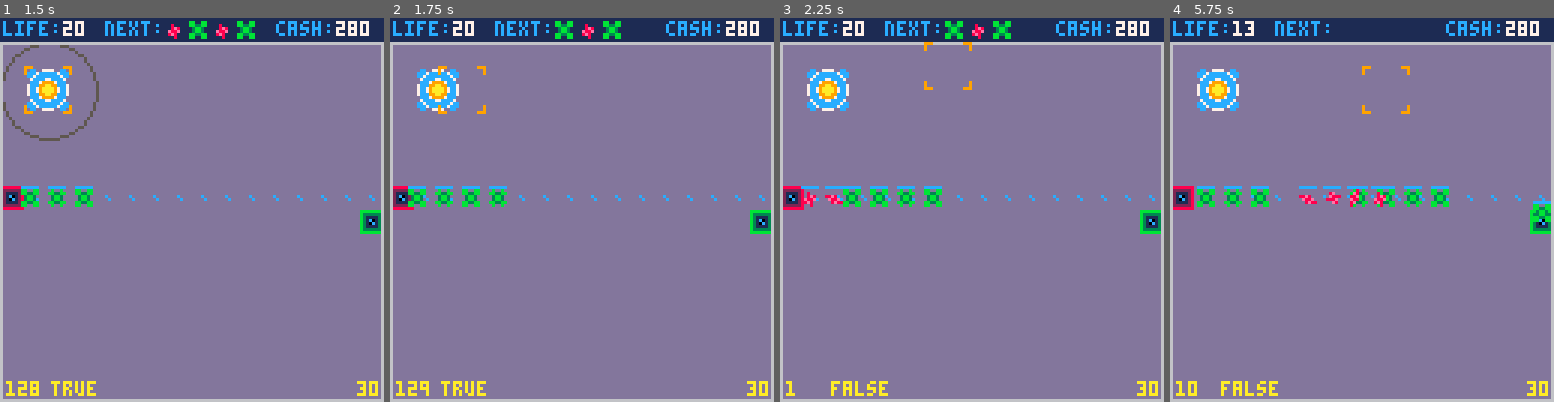
Above: before the commit, frames 1-4 (left to right).
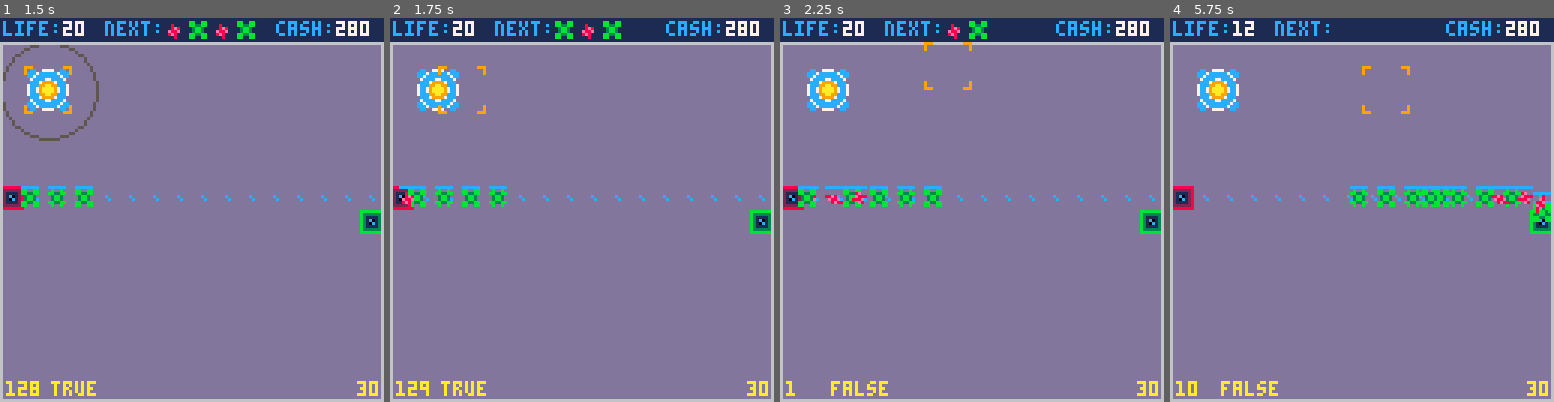
Above: after the commit, the same moments.

Repository: langchr86/pico-bubble-towers
Game: PICO-8 cartridge pico-proto.p8
Two runs of this game, one before a commit and one after it. Both use one fixed random seed, a clock stepped at 60 frames per second and the inputs below.
Inputs:
- Up to frame 1 (1.5 s): tap X (X key) at 0.33, 1.07 s; tap O (Z key) at 0.7 s
- Up to frame 2 (1.75 s): hold Right from 1.6 s (still down); tap O (Z key) at 1.7 s
- Up to frame 3 (2.25 s): tap X (X key) at 1.85 s; release Right at 2.1 s; tap O (Z key) at 2.1 s; hold Up from 2.15 s (still down)
- Up to frame 4 (5.75 s): release Up at 2.42 s; hold Right 2.47-3.03 s; tap O (Z key) every 0.4 s from 2.5 to 5.7 s; tap X (X key) at 2.97, 4.08, 5.2 s; hold Left 3.08-3.58 s; hold Down 3.63-3.97 s; hold Right 4.02-4.68 s; hold Up 4.73-5.03 s; hold Left 5.08-5.68 s; hold Down from 5.73 s (still down)

Frame 1 is identical in both runs. In frame 2, less than 0.1% of the frame differs, in the area x 2-7%, y 43-50%; in frame 3, 0.8%; in frame 4, 2.0%, in the area x 7-100%, y 2-51%.

Commit message:
allow to spawn multiple waves at once

Diff:
--- a/src/session.lua
+++ b/src/session.lua
@@ -7,7 +7,7 @@
 ---@field tower_list Tower[]
 ---@field enemy_list Enemy[]
 ---@field wave_list Wave[]
----@field active_wave Wave
+---@field active_wave_list Wave[]
 ---@field cash number
 ---@field player_life number
 Session = {}
@@ -22,7 +22,7 @@
     tower_list={},
     enemy_list={},
     wave_list={},
-    active_wave=nil,
+    active_wave_list={},
     cash=300,
     player_life=20,
   }
@@ -94,28 +94,27 @@
 end
 
 function Session:StartNextWave()
-  if #self.enemy_path == 0 or #self.wave_list == 0 or self.active_wave then
+  if #self.enemy_path == 0 or #self.wave_list == 0 then
     return
   end
 
   ---@type Point
   local start_point = ConvertTileToPixel(self.start)
 
-  self.active_wave = deli(self.wave_list, 1)
-  self.active_wave:Start(start_point, self.enemy_path)
+  local next_wave = deli(self.wave_list, 1)
+  next_wave:Start(start_point, self.enemy_path)
+
+  add(self.active_wave_list, next_wave)
 end
 
 function Session:TrySpawnEnemy()
-  if not self.active_wave then
-    return
-  end
-
-  if not self.active_wave:IsActive() then
-    self.active_wave = nil
-    return
-  end
-
-  self.active_wave:TrySpawnBaby(self.enemy_list)
+  for wave in all(self.active_wave_list) do
+    if not wave:IsActive() then
+      del(self.active_wave_list, wave)
+    else
+      wave:TrySpawnBaby(self.enemy_list)
+    end
+  end
 end
 
 ---@return boolean
--- a/src/wave.lua
+++ b/src/wave.lua
@@ -4,6 +4,7 @@
 ---@field enemy_count number
 ---@field enemy_template Enemy
 ---@field baby_list Enemy[]
+---@field active_list Enemy[]
 Wave = {}
 Wave.__index = Wave
 
@@ -15,6 +16,7 @@
     enemy_count=enemy_count,
     enemy_template=enemy_template,
     baby_list={},
+    active_list={},
   }
 
   return --[[---@type Wave]] setmetatable(o, self)
@@ -41,15 +43,16 @@
     ---@type Enemy
     local new_enemy = deli(self.baby_list, 1)
     add(existing_enemies, new_enemy)
+    add(self.active_list, new_enemy)
   end
 
-  if #existing_enemies == 0 then
+  if #self.active_list == 0 then
     SpawnEnemy()
     return
   end
 
   ---@type Enemy
-  local last_enemy = existing_enemies[#existing_enemies]
+  local last_enemy = self.active_list[#self.active_list]
   ---@type Enemy
   local new_enemy = self.baby_list[1]
   if not last_enemy.pos:IsNear(new_enemy.pos, 8) then
